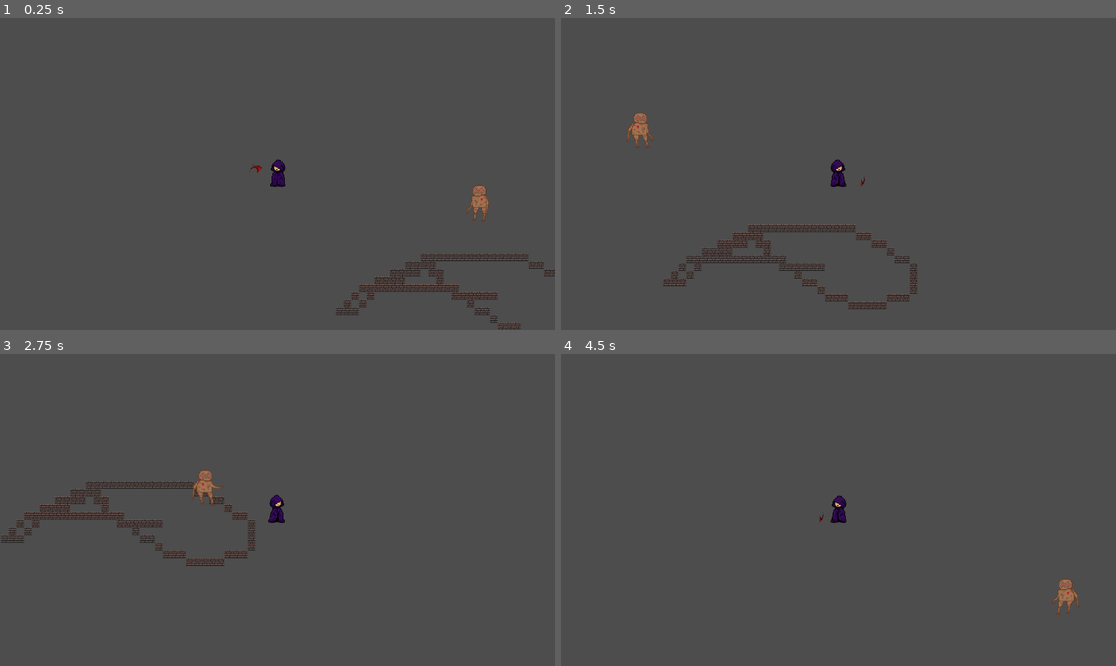
Above: before the commit, frames 1-4 (two rows, left to right).
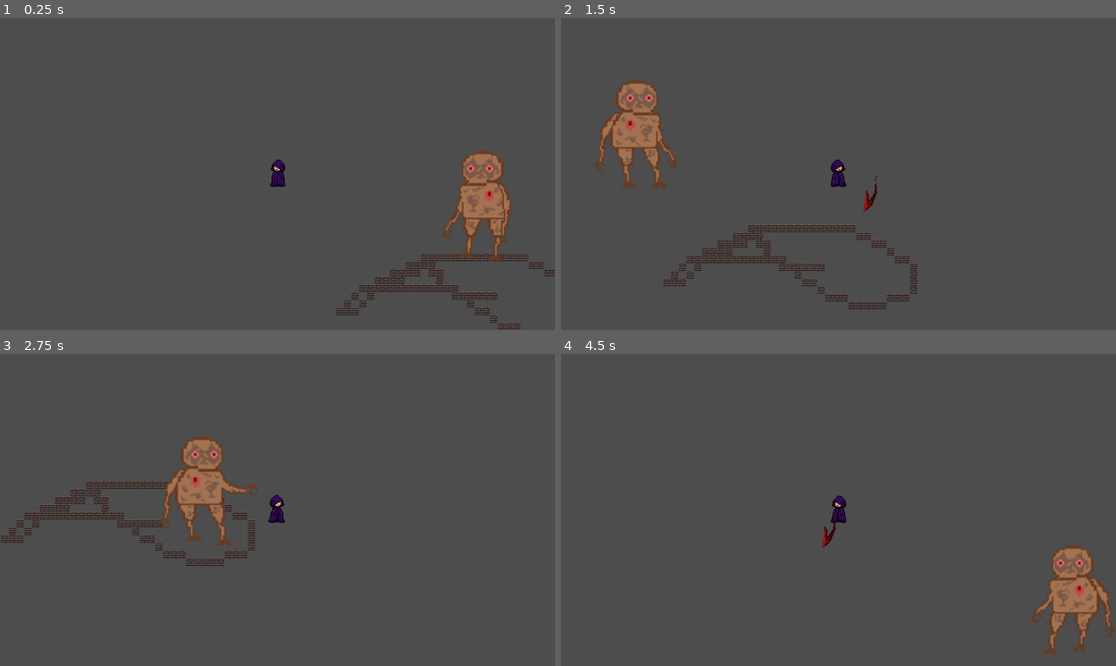
Above: after the commit, the same moments.

Repository: Eathand/GDA-Game
Game: Godot game, scene res://scenes/Main.tscn
The game is run twice, just before and just after one commit, with the same random seed, the same clock (stepped at 60 frames per second) and the same inputs. The engine's default icon, where the game draws it, is replaced by a stand-in: a white triangle on a blue panel in a dark square.
Inputs (mouse positions are in pixels of both pictures, inside the frame that each line leads up to):
- Up to frame 1 (0.25 s): no input
- Up to frame 2 (1.5 s): move the mouse to (960, 158) at 0.52 s; hold D (right) 0.53-1.28 s; tap Shift (dash) at 0.6 s; move the mouse to (727, 189) at 1.27 s; hold S (down) from 1.28 s (still down); click (727, 189) at 1.35 s
- Up to frame 3 (2.75 s): tap Shift (dash) at 1.55, 2.1 s; move the mouse to (333, 441) at 2.02 s; release S (down) at 2.03 s; hold D (right) from 2.03 s (still down)
- Up to frame 4 (4.5 s): move the mouse to (810, 572) at 2.77 s; release D (right) at 2.78 s; hold W (up) 2.78-3.53 s; tap P (test_damage) at 2.85 s; tap Shift (dash) at 3.05, 3.6 s; move the mouse to (1005, 556) at 3.52 s; hold A (left) from 3.53 s (still down); move the mouse to (672, 463) at 4.27 s; click (672, 463) at 4.35 s

The runs differ from the first frame. In frame 1, 2.1% of the frame differs, in the area x 45-93%, y 42-78%; in frame 2, 2.4%, in the area x 6-58%, y 20-63%; in frame 3, 2.2%; in frame 4, 2.3%.

Commit message:
i-frames and some other stuff

Diff:
--- a/gda-game-capstone/scenes/mob.tscn
+++ b/gda-game-capstone/scenes/mob.tscn
@@ -5,9 +5,10 @@
 [ext_resource type="Texture2D" uid="uid://b40r8srhotv8w" path="res://scripts/robotEnemyWalking-Sheet.png" id="3_27fti"]
 
 [sub_resource type="CircleShape2D" id="CircleShape2D_xi2ro"]
-radius = 9.05539
+radius = 51.2445
 
 [sub_resource type="CircleShape2D" id="CircleShape2D_w4d6j"]
+radius = 56.0
 
 [sub_resource type="AtlasTexture" id="AtlasTexture_5ltam"]
 atlas = ExtResource("3_27fti")
@@ -77,8 +78,10 @@
 motion_mode = 1
 script = ExtResource("1_5uk2j")
 
-[node name="CollisionShape2D" type="CollisionShape2D" parent="."]
+[node name="realcollision" type="CollisionShape2D" parent="."]
 shape = SubResource("CircleShape2D_xi2ro")
+one_way_collision = true
+one_way_collision_margin = 77.5
 
 [node name="Area2D" type="Area2D" parent="."]
 
@@ -90,6 +93,7 @@
 texture = ExtResource("1_euhdw")
 
 [node name="AnimatedSprite2D" type="AnimatedSprite2D" parent="."]
+scale = Vector2(3, 3)
 sprite_frames = SubResource("SpriteFrames_x6g35")
 animation = &"walk"
 
--- a/gda-game-capstone/scenes/player.tscn
+++ b/gda-game-capstone/scenes/player.tscn
@@ -45,9 +45,10 @@
 }]
 
 [node name="Player" type="CharacterBody2D"]
+motion_mode = 1
 script = ExtResource("1_frp8s")
 
-[node name="CollisionShape2D" type="CollisionShape2D" parent="."]
+[node name="playercol" type="CollisionShape2D" parent="."]
 shape = SubResource("CircleShape2D_r0sq4")
 
 [node name="Area2D" type="Area2D" parent="."]
@@ -77,6 +78,7 @@
 scale = Vector2(-1, 1)
 
 [node name="Sword" parent="root" instance=ExtResource("3_ro1b5")]
+visible = false
 position = Vector2(43, 2)
 rotation = 1.1973
 scale = Vector2(3, 3)
--- a/gda-game-capstone/scenes/sword.tscn
+++ b/gda-game-capstone/scenes/sword.tscn
@@ -45,10 +45,35 @@
 "update": 1,
 "values": [0]
 }
+tracks/3/type = "value"
+tracks/3/imported = false
+tracks/3/enabled = true
+tracks/3/path = NodePath("Sprite2D:scale")
+tracks/3/interp = 1
+tracks/3/loop_wrap = true
+tracks/3/keys = {
+"times": PackedFloat32Array(0),
+"transitions": PackedFloat32Array(1),
+"update": 0,
+"values": [Vector2(0.031, 0.027)]
+}
+tracks/4/type = "value"
+tracks/4/imported = false
+tracks/4/enabled = true
+tracks/4/path = NodePath("Area2D/CollisionShape2D:scale")
+tracks/4/interp = 1
+tracks/4/loop_wrap = true
+tracks/4/keys = {
+"times": PackedFloat32Array(0),
+"transitions": PackedFloat32Array(1),
+"update": 0,
+"values": [Vector2(3, 3)]
+}
 
 [sub_resource type="Animation" id="Animation_pupvg"]
 resource_name = "swing"
 length = 0.06
+step = 0.01
 tracks/0/type = "value"
 tracks/0/imported = false
 tracks/0/enabled = true
@@ -59,7 +84,7 @@
 "times": PackedFloat32Array(0, 0.02, 0.06),
 "transitions": PackedFloat32Array(1, 1, 1),
 "update": 0,
-"values": [Vector2(-6, -4.5), Vector2(-1.5, 6.5), Vector2(5, 6.5)]
+"values": [Vector2(-11, -8), Vector2(-5, 13), Vector2(12, 12)]
 }
 tracks/1/type = "value"
 tracks/1/imported = false
@@ -71,7 +96,7 @@
 "times": PackedFloat32Array(0, 0.01, 0.02, 0.06),
 "transitions": PackedFloat32Array(1, 1, 1, 1),
 "update": 0,
-"values": [0.555015, -0.645772, -1.66853, -1.84656]
+"values": [0.555015, -2.15897, -1.66853, -1.84656]
 }
 tracks/2/type = "value"
 tracks/2/imported = false
@@ -80,10 +105,34 @@
 tracks/2/interp = 1
 tracks/2/loop_wrap = true
 tracks/2/keys = {
-"times": PackedFloat32Array(0, 0.0333333, 0.06),
+"times": PackedFloat32Array(0, 0.02, 0.06),
 "transitions": PackedFloat32Array(1, 1, 1),
 "update": 1,
 "values": [0, 1, 2]
+}
+tracks/3/type = "value"
+tracks/3/imported = false
+tracks/3/enabled = true
+tracks/3/path = NodePath("Sprite2D:scale")
+tracks/3/interp = 1
+tracks/3/loop_wrap = true
+tracks/3/keys = {
+"times": PackedFloat32Array(0, 0.02, 0.06),
+"transitions": PackedFloat32Array(1, 1, 1),
+"update": 0,
+"values": [Vector2(0.1, 0.087), Vector2(0.1, 0.087), Vector2(0.1, 0.087)]
+}
+tracks/4/type = "value"
+tracks/4/imported = false
+tracks/4/enabled = true
+tracks/4/path = NodePath("Area2D/CollisionShape2D:scale")
+tracks/4/interp = 1
+tracks/4/loop_wrap = true
+tracks/4/keys = {
+"times": PackedFloat32Array(0),
+"transitions": PackedFloat32Array(1),
+"update": 0,
+"values": [Vector2(3, 3)]
 }
 
 [sub_resource type="AnimationLibrary" id="AnimationLibrary_qhnxx"]
@@ -130,9 +179,9 @@
 script = ExtResource("1_idhua")
 
 [node name="Area2D" type="Area2D" parent="."]
-visible = false
 
 [node name="CollisionShape2D" type="CollisionShape2D" parent="Area2D"]
+scale = Vector2(3, 3)
 shape = SubResource("CapsuleShape2D_je24y")
 
 [node name="AnimationPlayer" type="AnimationPlayer" parent="."]
--- a/gda-game-capstone/scripts/mob.gd
+++ b/gda-game-capstone/scripts/mob.gd
@@ -7,10 +7,13 @@
 #const SPEED = 300.0
 #const JUMP_VELOCITY = -400.0
 @onready var animated_sprite_2d: AnimatedSprite2D = $AnimatedSprite2D
+@onready var realcollision: CollisionShape2D = $realcollision
+
 
 var current_health := max_health
 func _ready() -> void:
 	animated_sprite_2d.play("walk")
+
 func _physics_process(delta: float) -> void:
 
 	var direction = global_position.direction_to(get_global_player_position())
--- a/gda-game-capstone/scripts/player.gd
+++ b/gda-game-capstone/scripts/player.gd
@@ -5,6 +5,9 @@
 @onready var dmgcool: Timer = $DamageCooldown
 @onready var sprite_2d: Sprite2D = $root/Sprite2D
 @onready var animated_sprite_2d: AnimatedSprite2D = $AnimatedSprite2D
+@onready var lcollision_shape_2d: CollisionShape2D = $root/Sword/Area2D/CollisionShape2D
+@onready var playercol: CollisionShape2D = $playercol
+
 
 @onready var sword: Sword = $root/Sword
 
@@ -54,9 +57,12 @@
 			animated_sprite_2d.stop()
 		if Input.is_action_just_pressed("dash") and has_input_direction and cooldown_timer.is_stopped():
 			start_dash(direction)
-
+			playercol.disabled = true
+		else:
+			playercol.disabled = false
 		#sword.scale.x = 3.031
 		#sword.scale.y = 3.027
+
 	flip_sword()
 	move_and_slide()
 
